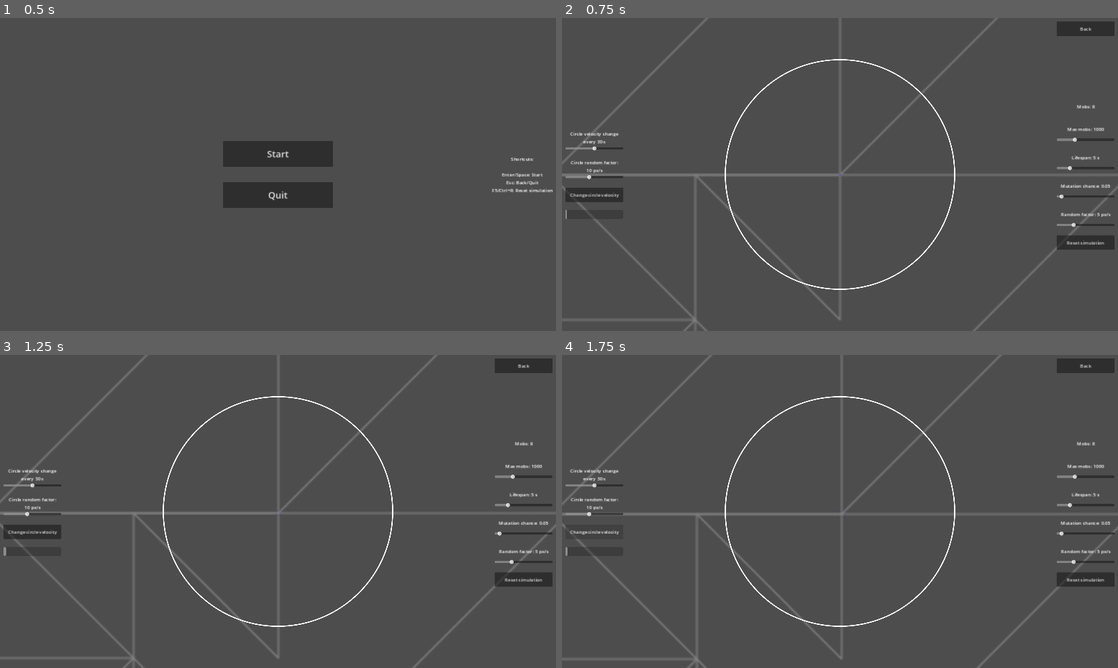
Above: before the commit, frames 1-4 (two rows, left to right).
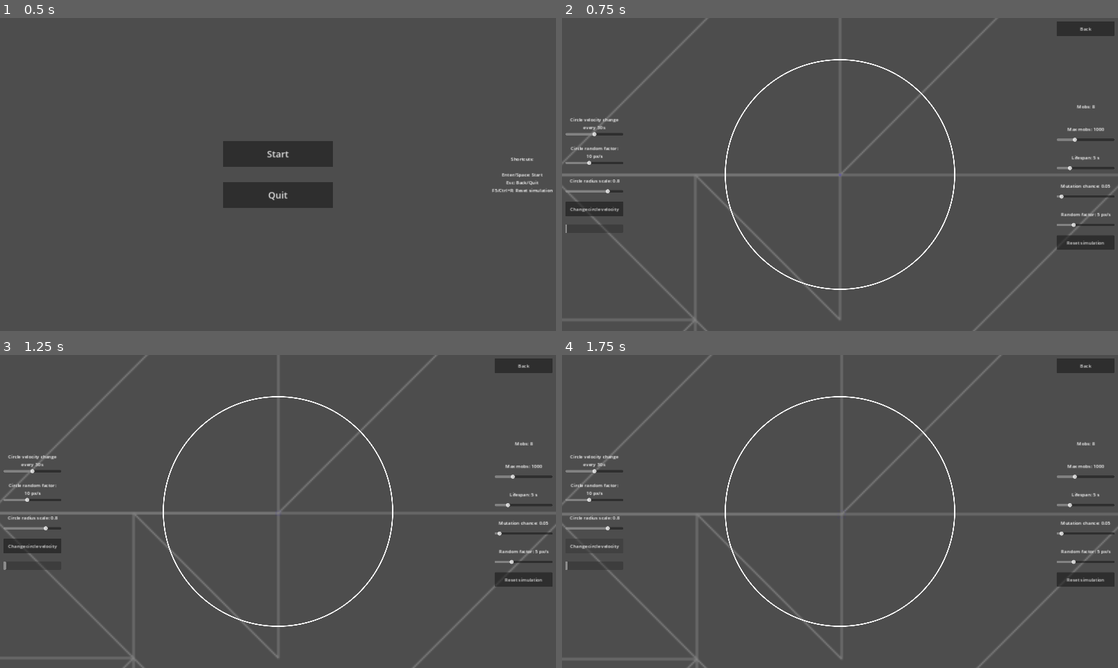
Above: after the commit, the same moments.

Repository: 11ALX11/Natural-selection-demo
Game: Godot game, scene res://scenes/main_scene_node.tscn
The game is run twice, just before and just after one commit, with the same random seed, the same clock (stepped at 60 frames per second) and the same inputs.
Inputs:
- Up to frame 1 (0.5 s): no input
- Up to frame 2 (0.75 s): click "Start" at 0.5 s
- Up to frame 3 (1.25 s): no input
- Up to frame 4 (1.75 s): click "Change circle velocity" at 1.25 s

Frame 1 is identical in both runs. In frame 2, 1.2% of the frame differs, in the area x 0-11%, y 31-69%; in frame 3, 1.2%; in frame 4, 0.8%.

Commit message:
working on dynamic circle arc (circle scale)

Diff:
--- a/scenes/in_world_ui/in_world_ui.gd
+++ b/scenes/in_world_ui/in_world_ui.gd
@@ -12,10 +12,11 @@
 
 signal circle_velocity_time_change(value: int)
 signal circle_random_factor(value: int)
+signal circle_scale(value: float)
 
 
 var seconds: float = 0
-var circle_velocity_change_time = 30
+var circle_velocity_change_time: int = 30
 
 
 func _process(delta):
@@ -61,3 +62,7 @@
 func _on_circle_random_factor_h_slider_value_changed(value):
 	$LeftControlGroup/MarginContainer2/CircleRandomFactorGroup/CircleRandomFactor.text = "Circle random factor:\n" + str(value) + " px/s"
 	circle_random_factor.emit(value)
+
+func _on_circle_radius_h_slider_value_changed(value):
+	$LeftControlGroup/MarginContainer5/CircleRadiusGroup/CircleRadius.text = "Circle radius scale: " + str(value)
+	circle_scale.emit(value)
--- a/scenes/in_world_ui/in_world_ui.tscn
+++ b/scenes/in_world_ui/in_world_ui.tscn
@@ -110,6 +110,31 @@
 value = 10.0
 exp_edit = true
 rounded = true
+
+[node name="MarginContainer5" type="MarginContainer" parent="LeftControlGroup"]
+layout_mode = 2
+theme_override_constants/margin_left = 12
+theme_override_constants/margin_top = 12
+theme_override_constants/margin_right = 12
+theme_override_constants/margin_bottom = 12
+
+[node name="CircleRadiusGroup" type="VBoxContainer" parent="LeftControlGroup/MarginContainer5"]
+layout_mode = 2
+
+[node name="CircleRadius" type="Label" parent="LeftControlGroup/MarginContainer5/CircleRadiusGroup"]
+custom_minimum_size = Vector2(200, 50)
+layout_mode = 2
+text = "Circle radius scale: $"
+horizontal_alignment = 1
+vertical_alignment = 1
+autowrap_mode = 2
+
+[node name="HSlider" type="HSlider" parent="LeftControlGroup/MarginContainer5/CircleRadiusGroup"]
+layout_mode = 2
+min_value = 0.2
+max_value = 1.0
+step = 0.01
+value = 0.8
 
 [node name="MarginContainer3" type="MarginContainer" parent="LeftControlGroup"]
 layout_mode = 2
@@ -281,6 +306,7 @@
 [connection signal="pressed" from="MarginContainer/ReturnToMenuButton" to="." method="_on_return_to_menu_button_pressed"]
 [connection signal="value_changed" from="LeftControlGroup/MarginContainer/CircleVelocityTimeChangeGroup/HSlider" to="." method="_on_circle_velocity_time_change_h_slider_value_changed"]
 [connection signal="value_changed" from="LeftControlGroup/MarginContainer2/CircleRandomFactorGroup/HSlider" to="." method="_on_circle_random_factor_h_slider_value_changed"]
+[connection signal="value_changed" from="LeftControlGroup/MarginContainer5/CircleRadiusGroup/HSlider" to="." method="_on_circle_radius_h_slider_value_changed"]
 [connection signal="pressed" from="LeftControlGroup/MarginContainer3/ChangeCircleVelocity" to="." method="_on_change_circle_velocity_pressed"]
 [connection signal="value_changed" from="RightControlGroup/MarginContainer2/MaxMobsGroup/HSlider" to="." method="_on_max_mobs_h_slider_value_changed"]
 [connection signal="value_changed" from="RightControlGroup/MarginContainer3/LifespanGroup/HSlider" to="." method="_on_lifespan_h_slider_value_changed"]
--- a/scenes/main_scene_node.gd
+++ b/scenes/main_scene_node.gd
@@ -7,10 +7,11 @@
 @export var mutation_chance: float = 0.05
 @export var random_factor: float = 5 # Max px/second change in mutation
 
-var mobs_count = 0
+var mobs_count: int = 0
 
 @export var circle_velocity_change_time: int = 30 # In seconds
 @export var circle_random_factor: int = 10 # In px/second
+@export var circle_scale: float = 0.8 # Lifezone scale value
 
 func _ready():
 	$HUD/StartMenu.grab_focus()
@@ -37,6 +38,10 @@
 	$HUD/InWorldUI/LeftControlGroup/MarginContainer2/CircleRandomFactorGroup/CircleRandomFactor.text = "Circle random factor:\n" + str(circle_random_factor) + " px/s"
 	$HUD/InWorldUI/LeftControlGroup/MarginContainer2/CircleRandomFactorGroup/HSlider.value = circle_random_factor
 	$World.circle_random_factor = circle_random_factor
+
+	$HUD/InWorldUI/LeftControlGroup/MarginContainer5/CircleRadiusGroup/CircleRadius.text = "Circle radius scale: " + str(circle_scale)
+	$HUD/InWorldUI/LeftControlGroup/MarginContainer5/CircleRadiusGroup/HSlider.value = circle_scale
+	$World/LifeZone.scale = Vector2(circle_scale, circle_scale)
 
 func _on_start_menu_start():
 	$HUD/StartMenu.hide()
@@ -82,7 +87,7 @@
 
 
 func spawn_mob(parent_pos: Vector2, parent_vel: Vector2):
-	var circle_radius = get_node("World/LifeZone/CollisionShape2D").shape.radius
+	var circle_radius = get_node("World/LifeZone/CollisionShape2D").shape.radius * circle_scale
 	var dist_from_centrer_sqr = parent_pos.distance_squared_to($World/LifeZone.position)
 	var is_outside = dist_from_centrer_sqr >= (circle_radius*circle_radius)
 
@@ -133,6 +138,10 @@
 	circle_velocity_change_time = value
 	$World.circle_velocity_change_time = value
 
+func _on_in_world_ui_circle_scale(value):
+	circle_scale = value
+	$World/LifeZone.scale = Vector2(value, value)
+
 
 func _on_in_world_ui_reset():
 	$World.reset()
--- a/scenes/main_scene_node.tscn
+++ b/scenes/main_scene_node.tscn
@@ -28,6 +28,7 @@
 [connection signal="start" from="HUD/StartMenu" to="." method="_on_start_menu_start"]
 [connection signal="circle_change" from="HUD/InWorldUI" to="." method="_on_in_world_ui_circle_change"]
 [connection signal="circle_random_factor" from="HUD/InWorldUI" to="." method="_on_in_world_ui_circle_random_factor"]
+[connection signal="circle_scale" from="HUD/InWorldUI" to="." method="_on_in_world_ui_circle_scale"]
 [connection signal="circle_velocity_time_change" from="HUD/InWorldUI" to="." method="_on_in_world_ui_circle_velocity_time_change"]
 [connection signal="exit" from="HUD/InWorldUI" to="." method="_on_in_world_ui_exit"]
 [connection signal="lifespan_change" from="HUD/InWorldUI" to="." method="_on_in_world_ui_lifespan_change"]
--- a/scenes/world/world.tscn
+++ b/scenes/world/world.tscn
@@ -5,7 +5,7 @@
 [ext_resource type="Texture2D" uid="uid://bmtkicrqvvvno" path="res://art/background.svg" id="2_ir575"]
 
 [sub_resource type="CircleShape2D" id="CircleShape2D_ms33t"]
-radius = 396.0
+radius = 492.0
 
 [node name="World" type="Node2D"]
 script = ExtResource("1_8jqv5")
@@ -23,6 +23,7 @@
 [node name="Camera2D" type="Camera2D" parent="."]
 
 [node name="LifeZone" type="Area2D" parent="."]
+scale = Vector2(0.8, 0.8)
 priority = 1.0
 metadata/_edit_group_ = true
 
@@ -31,7 +32,6 @@
 debug_color = Color(0.603922, 0.505882, 0, 0.0823529)
 
 [node name="Sprite2D" type="Sprite2D" parent="LifeZone"]
-scale = Vector2(0.8, 0.8)
 texture = ExtResource("2_ihd11")
 
 [node name="Timer" type="Timer" parent="LifeZone"]
